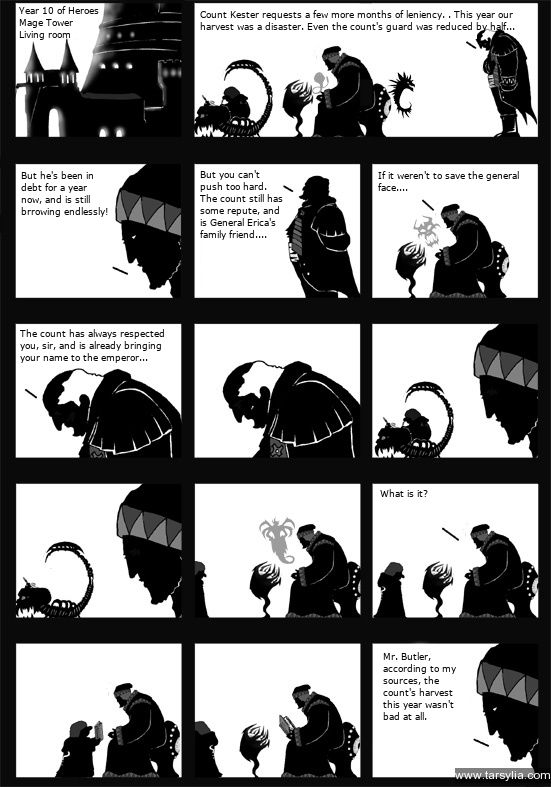
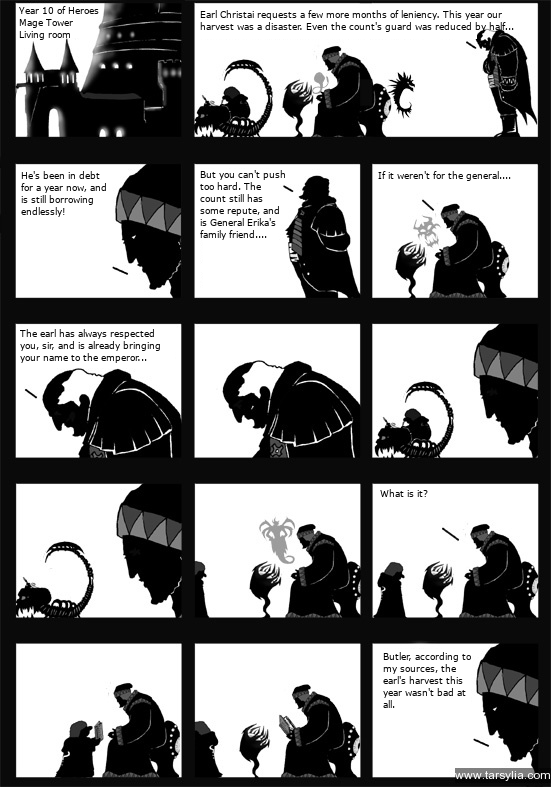
Layer changes from the first (551, 787) image to the second:
renamed "Count Kester requests a few mo..." to "Earl Christai requests a few m...", painted on it over [200, 10, 515, 32]
renamed "But he's been in debt for a ye..." to "He's been in debt for a year n...", painted on it over [21, 171, 108, 217]
painted on "But you can't push too hard. T..." over [200, 170, 285, 226]
renamed "If it weren't to save the gene..." to "If it weren't for the general....", painted on it over [378, 171, 519, 191]
renamed "The count has always respected..." to "The earl has always respected ...", painted on it over [40, 329, 164, 361]
renamed "Mr. Butler, according to my so..." to "Butler, according to my source...", painted on it over [383, 652, 471, 720]
